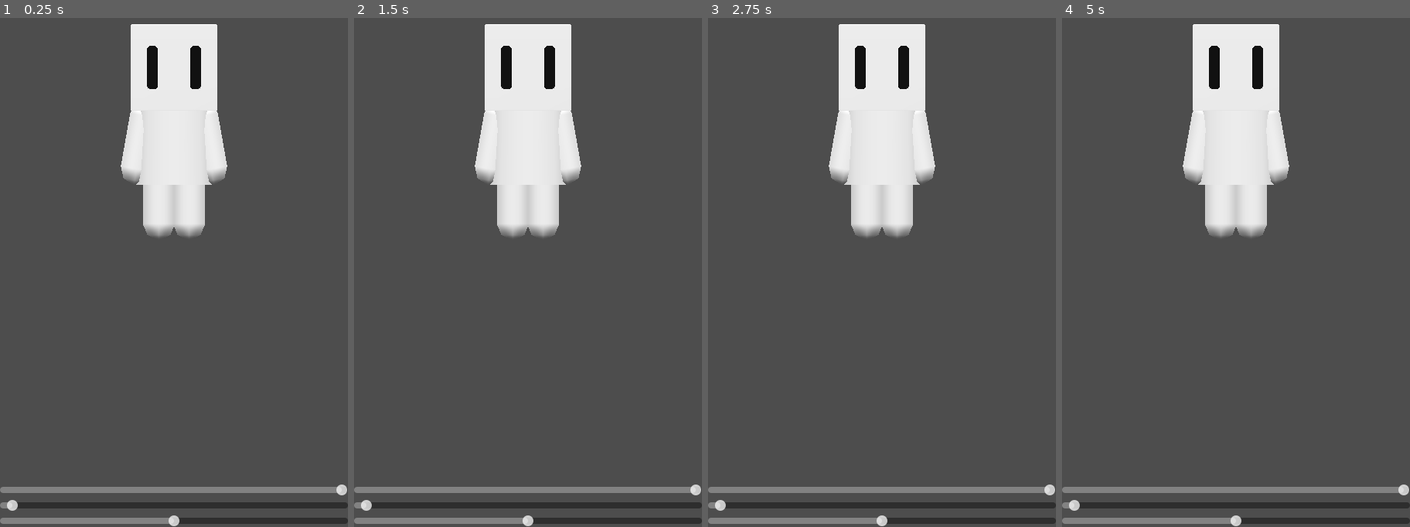
Above: before the commit, frames 1-4 (left to right).
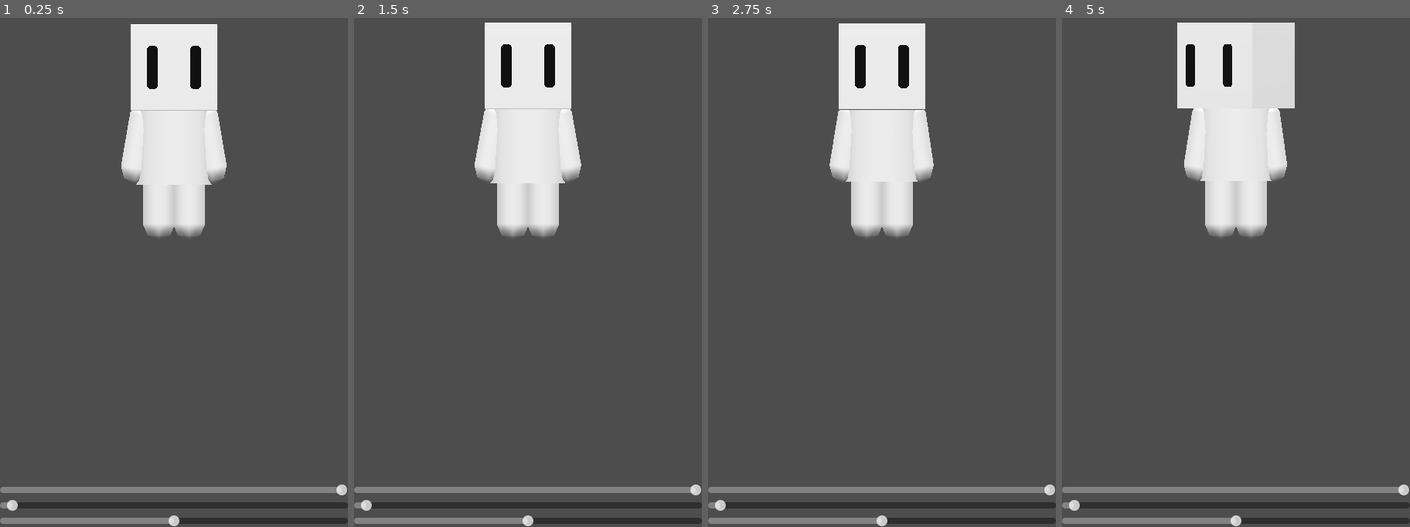
Above: after the commit, the same moments.

Repository: Ironnoob73/lone-journey-2100
Game: Godot game, scene res://assets/character/character_edit.tscn
The game is run twice, just before and just after one commit, with the same random seed, the same clock (stepped at 60 frames per second) and the same inputs. This scene is started directly instead of the project's main scene.
Inputs (mouse positions are in pixels of both pictures, inside the frame that each line leads up to):
- Up to frame 1 (0.25 s): no input
- Up to frame 2 (1.5 s): tap Enter (ui_accept) at 0.5, 0.77, 1.25 s; move the mouse to (604, 185) at 0.52 s; hold Right (ui_right) 0.53-1.25 s; hold Middle mouse button (perspective) 0.53-1.25 s; click (604, 185) at 0.67 s; drag from (458, 247) to (510, 343) at 1.27 s
- Up to frame 3 (2.75 s): move the mouse to (916, 84) at 2.02 s; hold Right (ui_right) from 2.03 s (still down); hold Middle mouse button (perspective) from 2.03 s (still down)
- Up to frame 4 (5 s): release Right (ui_right) at 2.75 s; release Middle mouse button (perspective) at 2.75 s; tap Enter (ui_accept) at 2.75, 3.5, 3.77 s; drag from (1218, 343) to (1131, 124) at 2.77 s; move the mouse to (1340, 313) at 3.52 s; hold Left (ui_left) 3.53-4.25 s; hold Middle mouse button (perspective) 3.53-4.25 s; drag from (1131, 124) to (1183, 63) at 4.27 s

The runs differ from the first frame. In frame 1, less than 0.1% of the frame differs, in the area x 34-66%, y 1-33%; in frame 2, 0.2%; in frame 3, 0.2%; in frame 4, 2.6%, in the area x 33-67%, y 0-33%.

Commit message:
Character animation

Diff:
--- a/assets/character/character.tscn
+++ b/assets/character/character.tscn
@@ -42,11 +42,275 @@
 radial_segments = 4
 rings = 1
 
+[sub_resource type="Animation" id="Animation_tik23"]
+length = 0.001
+tracks/0/type = "value"
+tracks/0/imported = false
+tracks/0/enabled = true
+tracks/0/path = NodePath("Head:rotation")
+tracks/0/interp = 1
+tracks/0/loop_wrap = true
+tracks/0/keys = {
+"times": PackedFloat32Array(0),
+"transitions": PackedFloat32Array(1),
+"update": 0,
+"values": [Vector3(0, 0, 0)]
+}
+tracks/1/type = "value"
+tracks/1/imported = false
+tracks/1/enabled = true
+tracks/1/path = NodePath("Body:position")
+tracks/1/interp = 1
+tracks/1/loop_wrap = true
+tracks/1/keys = {
+"times": PackedFloat32Array(0),
+"transitions": PackedFloat32Array(1),
+"update": 0,
+"values": [Vector3(0, 0.5, 0)]
+}
+tracks/2/type = "value"
+tracks/2/imported = false
+tracks/2/enabled = true
+tracks/2/path = NodePath("Head:position")
+tracks/2/interp = 1
+tracks/2/loop_wrap = true
+tracks/2/keys = {
+"times": PackedFloat32Array(0),
+"transitions": PackedFloat32Array(1),
+"update": 0,
+"values": [Vector3(0, 0.6, 0)]
+}
+tracks/3/type = "value"
+tracks/3/imported = false
+tracks/3/enabled = true
+tracks/3/path = NodePath("LeftArm:position")
+tracks/3/interp = 1
+tracks/3/loop_wrap = true
+tracks/3/keys = {
+"times": PackedFloat32Array(0),
+"transitions": PackedFloat32Array(1),
+"update": 0,
+"values": [Vector3(0.125, 0.6, 0)]
+}
+tracks/4/type = "value"
+tracks/4/imported = false
+tracks/4/enabled = true
+tracks/4/path = NodePath("LeftArm:rotation")
+tracks/4/interp = 1
+tracks/4/loop_wrap = true
+tracks/4/keys = {
+"times": PackedFloat32Array(0),
+"transitions": PackedFloat32Array(1),
+"update": 0,
+"values": [Vector3(0, 0, 0.17453292)]
+}
+tracks/5/type = "value"
+tracks/5/imported = false
+tracks/5/enabled = true
+tracks/5/path = NodePath("RightArm:position")
+tracks/5/interp = 1
+tracks/5/loop_wrap = true
+tracks/5/keys = {
+"times": PackedFloat32Array(0),
+"transitions": PackedFloat32Array(1),
+"update": 0,
+"values": [Vector3(-0.125, 0.6, 0)]
+}
+tracks/6/type = "value"
+tracks/6/imported = false
+tracks/6/enabled = true
+tracks/6/path = NodePath("RightArm:rotation")
+tracks/6/interp = 1
+tracks/6/loop_wrap = true
+tracks/6/keys = {
+"times": PackedFloat32Array(0),
+"transitions": PackedFloat32Array(1),
+"update": 0,
+"values": [Vector3(0, 0, -0.17453292)]
+}
+tracks/7/type = "value"
+tracks/7/imported = false
+tracks/7/enabled = true
+tracks/7/path = NodePath("Head/HeadMesh/Face:material_override:uv1_offset")
+tracks/7/interp = 1
+tracks/7/loop_wrap = true
+tracks/7/keys = {
+"times": PackedFloat32Array(0),
+"transitions": PackedFloat32Array(1),
+"update": 0,
+"values": [Vector3(0.125, 0, 0)]
+}
+
+[sub_resource type="Animation" id="Animation_lxacm"]
+resource_name = "blink"
+length = 5.0
+loop_mode = 1
+step = 0.1
+tracks/0/type = "value"
+tracks/0/imported = false
+tracks/0/enabled = true
+tracks/0/path = NodePath("Head/HeadMesh/Face:material_override:uv1_offset")
+tracks/0/interp = 1
+tracks/0/loop_wrap = true
+tracks/0/keys = {
+"times": PackedFloat32Array(0, 1.75, 2),
+"transitions": PackedFloat32Array(1, 1, 1),
+"update": 1,
+"values": [Vector3(0.125, 0, 0), Vector3(0.125, 0.125, 0), Vector3(0.125, 0, 0)]
+}
+
+[sub_resource type="Animation" id="Animation_nvsxg"]
+resource_name = "idle"
+length = 2.0
+loop_mode = 1
+step = 0.1
+tracks/0/type = "value"
+tracks/0/imported = false
+tracks/0/enabled = true
+tracks/0/path = NodePath("Body:position")
+tracks/0/interp = 1
+tracks/0/loop_wrap = true
+tracks/0/keys = {
+"times": PackedFloat32Array(0, 1, 2),
+"transitions": PackedFloat32Array(1, -3, 1),
+"update": 0,
+"values": [Vector3(0, 0.5, 0), Vector3(0, 0.525, 0), Vector3(0, 0.5, 0)]
+}
+tracks/1/type = "value"
+tracks/1/imported = false
+tracks/1/enabled = true
+tracks/1/path = NodePath("Head:position")
+tracks/1/interp = 1
+tracks/1/loop_wrap = true
+tracks/1/keys = {
+"times": PackedFloat32Array(0, 1, 2),
+"transitions": PackedFloat32Array(2, 2, 0.2),
+"update": 0,
+"values": [Vector3(0, 0.6, 0), Vector3(0, 0.61, 0), Vector3(0, 0.6, 0)]
+}
+tracks/2/type = "value"
+tracks/2/imported = false
+tracks/2/enabled = true
+tracks/2/path = NodePath("LeftArm:position")
+tracks/2/interp = 1
+tracks/2/loop_wrap = true
+tracks/2/keys = {
+"times": PackedFloat32Array(0, 1, 2),
+"transitions": PackedFloat32Array(1, 1, 1),
+"update": 0,
+"values": [Vector3(0.125, 0.6, 0), Vector3(0.125, 0.61, 0), Vector3(0.125, 0.6, 0)]
+}
+tracks/3/type = "value"
+tracks/3/imported = false
+tracks/3/enabled = true
+tracks/3/path = NodePath("LeftArm:rotation")
+tracks/3/interp = 1
+tracks/3/loop_wrap = true
+tracks/3/keys = {
+"times": PackedFloat32Array(0, 1, 1.7, 1.99),
+"transitions": PackedFloat32Array(1, 1, 1, 1),
+"update": 0,
+"values": [Vector3(0, 0, 0.17453292), Vector3(0, 0, 0.13962634), Vector3(0, 0, 0.19198622), Vector3(0, 0, 0.17418385)]
+}
+tracks/4/type = "value"
+tracks/4/imported = false
+tracks/4/enabled = true
+tracks/4/path = NodePath("RightArm:position")
+tracks/4/interp = 1
+tracks/4/loop_wrap = true
+tracks/4/keys = {
+"times": PackedFloat32Array(0, 1, 2),
+"transitions": PackedFloat32Array(1, 1, 1),
+"update": 0,
+"values": [Vector3(-0.125, 0.6, 0), Vector3(-0.125, 0.61, 0), Vector3(-0.125, 0.6, 0)]
+}
+tracks/5/type = "value"
+tracks/5/imported = false
+tracks/5/enabled = true
+tracks/5/path = NodePath("RightArm:rotation")
+tracks/5/interp = 1
+tracks/5/loop_wrap = true
+tracks/5/keys = {
+"times": PackedFloat32Array(0, 1, 1.7, 2),
+"transitions": PackedFloat32Array(1, 1, 1, 1),
+"update": 0,
+"values": [Vector3(0, 0, -0.17453292), Vector3(0, 0, -0.15707964), Vector3(0, 0, -0.19198622), Vector3(0, 0, -0.17453292)]
+}
+
+[sub_resource type="Animation" id="Animation_wvpp3"]
+resource_name = "look_around"
+length = 10.0
+loop_mode = 1
+step = 0.1
+tracks/0/type = "value"
+tracks/0/imported = false
+tracks/0/enabled = true
+tracks/0/path = NodePath("Head:rotation")
+tracks/0/interp = 1
+tracks/0/loop_wrap = true
+tracks/0/keys = {
+"times": PackedFloat32Array(4, 5, 7, 8),
+"transitions": PackedFloat32Array(1, -3, -3, 1),
+"update": 0,
+"values": [Vector3(0, 0, 0), Vector3(0, -0.5235988, 0), Vector3(0, 0.5235988, 0), Vector3(0, 0, 0)]
+}
+tracks/1/type = "value"
+tracks/1/imported = false
+tracks/1/enabled = true
+tracks/1/path = NodePath("Head/HeadMesh/Face:material_override:uv1_offset")
+tracks/1/interp = 1
+tracks/1/loop_wrap = true
+tracks/1/keys = {
+"times": PackedFloat32Array(0, 4, 4.25, 5.75, 6.25, 7.75),
+"transitions": PackedFloat32Array(1, 1, 1, 1, 1, 1),
+"update": 1,
+"values": [Vector3(0.125, 0, 0), Vector3(0.125, 0, 0), Vector3(0, 0, 0), Vector3(0.125, 0, 0), Vector3(0.25, 0, 0), Vector3(0.125, 0, 0)]
+}
+
+[sub_resource type="AnimationLibrary" id="AnimationLibrary_tik23"]
+_data = {
+&"RESET": SubResource("Animation_tik23"),
+&"blink": SubResource("Animation_lxacm"),
+&"idle": SubResource("Animation_nvsxg"),
+&"look_around": SubResource("Animation_wvpp3")
+}
+
+[sub_resource type="AnimationNodeAnimation" id="AnimationNodeAnimation_sovmr"]
+animation = &"blink"
+
+[sub_resource type="AnimationNodeAdd2" id="AnimationNodeAdd2_jlmes"]
+
+[sub_resource type="AnimationNodeAnimation" id="AnimationNodeAnimation_lxacm"]
+animation = &"idle"
+
+[sub_resource type="AnimationNodeAnimation" id="AnimationNodeAnimation_eapd6"]
+animation = &"look_around"
+
+[sub_resource type="AnimationNodeAdd2" id="AnimationNodeAdd2_sovmr"]
+
+[sub_resource type="AnimationNodeBlendTree" id="AnimationNodeBlendTree_nvsxg"]
+graph_offset = Vector2(-468.9081, 201.58243)
+nodes/output/position = Vector2(540, 140)
+nodes/Idle/node = SubResource("AnimationNodeAnimation_lxacm")
+nodes/Idle/position = Vector2(-40, 80)
+nodes/LookAroundAdd/node = SubResource("AnimationNodeAdd2_sovmr")
+nodes/LookAroundAdd/position = Vector2(120, 140)
+nodes/LookAround/node = SubResource("AnimationNodeAnimation_eapd6")
+nodes/LookAround/position = Vector2(-40, 260)
+nodes/BlinkAdd/node = SubResource("AnimationNodeAdd2_jlmes")
+nodes/BlinkAdd/position = Vector2(340, 140)
+nodes/Blink/node = SubResource("AnimationNodeAnimation_sovmr")
+nodes/Blink/position = Vector2(140, 400)
+node_connections = [&"output", 0, &"BlinkAdd", &"LookAroundAdd", 0, &"Idle", &"LookAroundAdd", 1, &"LookAround", &"BlinkAdd", 0, &"LookAroundAdd", &"BlinkAdd", 1, &"Blink"]
+
 [node name="Character" type="Node3D" unique_id=173466900]
 script = ExtResource("1_nvsxg")
 
-[node name="BodyMesh" type="MeshInstance3D" parent="." unique_id=197658527]
-transform = Transform3D(1, 0, 0, 0, 1, 0, 0, 0, 1, 0, 0.45580357, 0)
+[node name="Body" type="Node3D" parent="." unique_id=1434423200]
+transform = Transform3D(1, 0, 0, 0, 1, 0, 0, 0, 1, 0, 0.5, 0)
+
+[node name="BodyMesh" type="MeshInstance3D" parent="Body" unique_id=197658527]
+transform = Transform3D(1, 0, 0, 0, 1, 0, 0, 0, 1, 0, -0.05, 0)
 material_override = ExtResource("2_rfqar")
 mesh = SubResource("CylinderMesh_3xd07")
 
@@ -62,7 +326,7 @@
 spherical_expansion = 0.3
 
 [node name="Face" type="MeshInstance3D" parent="Head/HeadMesh" unique_id=268937901]
-transform = Transform3D(1, 0, 0, 0, 1, 0, 0, 0, 1, 0, 0, 0.2)
+transform = Transform3D(1, 0, 0, 0, 1, 0, 0, 0, 1, 0, 0, 0.201)
 material_override = SubResource("StandardMaterial3D_tik23")
 mesh = SubResource("QuadMesh_3xd07")
 
@@ -97,3 +361,13 @@
 transform = Transform3D(1, 0, 0, 0, 1, 0, 0, 0, 1, 0, -0.1, 0)
 material_override = ExtResource("2_rfqar")
 mesh = SubResource("CapsuleMesh_3xd07")
+
+[node name="AnimationPlayer" type="AnimationPlayer" parent="." unique_id=361430432]
+libraries/ = SubResource("AnimationLibrary_tik23")
+autoplay = &"idle"
+
+[node name="AnimationTree" type="AnimationTree" parent="." unique_id=720985676]
+tree_root = SubResource("AnimationNodeBlendTree_nvsxg")
+anim_player = NodePath("../AnimationPlayer")
+parameters/LookAroundAdd/add_amount = 1.0
+parameters/BlinkAdd/add_amount = 1.0
